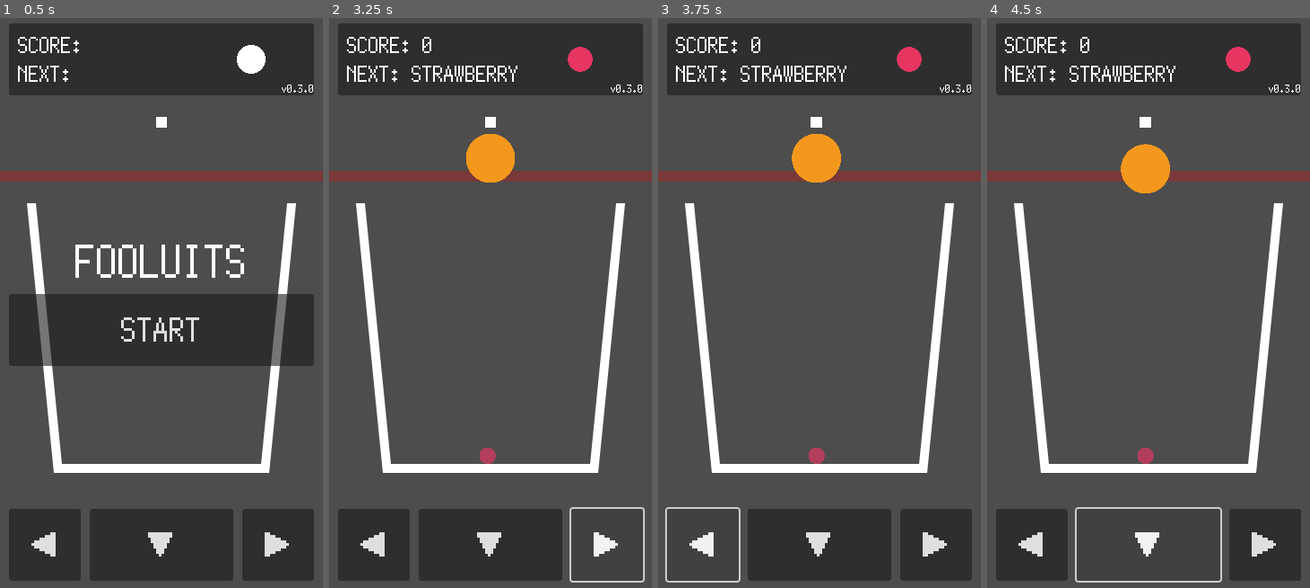
Above: before the commit, frames 1-4 (left to right).
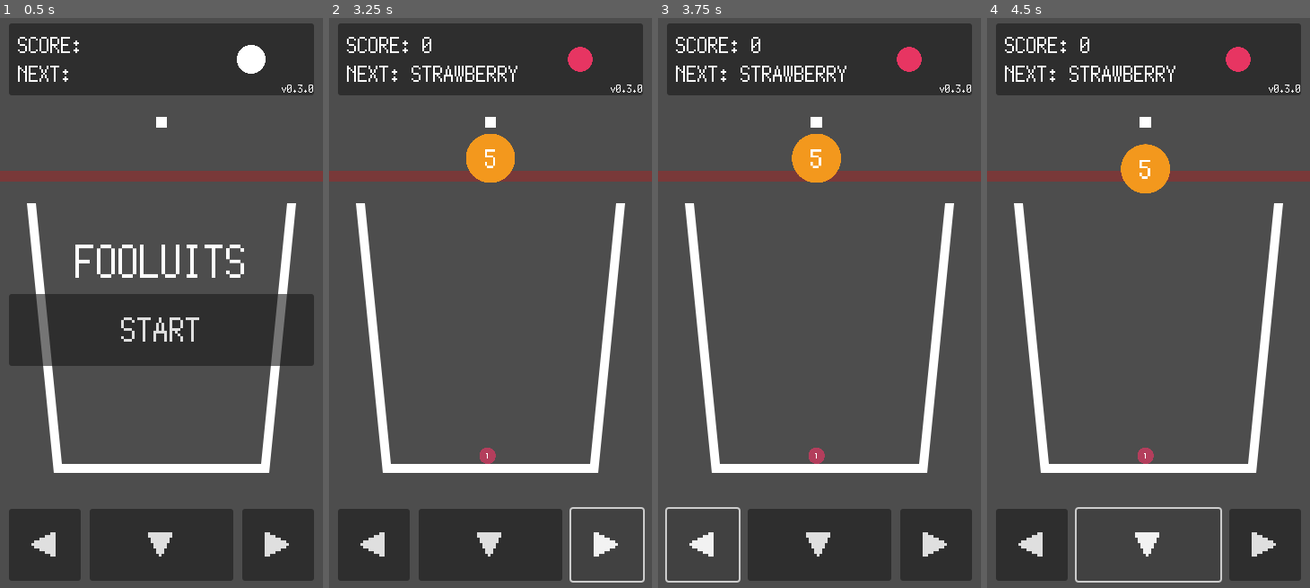
Above: after the commit, the same moments.

Repository: kamikoloss/fruits-puzzle
Game: Godot game, scene res://scenes/main.tscn
The game is run twice, just before and just after one commit, with the same random seed, the same clock (stepped at 60 frames per second) and the same inputs.
Inputs:
- Up to frame 1 (0.5 s): no input
- Up to frame 2 (3.25 s): click "START" at 0.5 s; click "◀" at 1.25 s; click "▼" at 2 s; click "▶" at 2.75 s
- Up to frame 3 (3.75 s): click "◀" at 3.5 s
- Up to frame 4 (4.5 s): click "▼" at 4.25 s

Frame 1 is identical in both runs. In frame 2, less than 0.1% of the frame differs, in the area x 48-52%, y 23-78%; in frame 3, less than 0.1%, in the area x 47-51%, y 23-78%; in frame 4, less than 0.1%.

Commit message:
フルーツ中心に type を表示するようにした

Diff:
--- a/scenes/fruit.gd
+++ b/scenes/fruit.gd
@@ -14,7 +14,7 @@
 
 # Node
 var rb = null # Rigidbody2D 露出用
-
+var _type_label = null
 
 var _data = null # FRUIT_DATA のショートカット用
 
@@ -24,10 +24,13 @@
 func setup(_id, _type):
 	# Node 取得
 	rb = $RigidBody2D
+	_type_label = $RigidBody2D/Label
 
 	id = _id
 	type = _type
 	_data = Global.FRUIT_DATA[type]
+
+	_type_label.text = str(_type)
 
 	add_to_group("Fruit")
 
@@ -69,6 +72,7 @@
 	# ref. https://github.com/godotengine/godot/issues/5734
 	get_node("RigidBody2D/Circle").scale *= scale
 	get_node("RigidBody2D/CollisionShape2D").scale *= scale
+	_type_label.scale *= scale
 	scale = Vector2.ONE
 
 
--- a/scenes/fruit.tscn
+++ b/scenes/fruit.tscn
@@ -1,7 +1,8 @@
-[gd_scene load_steps=5 format=3 uid="uid://dm18b0u06sqk0"]
+[gd_scene load_steps=6 format=3 uid="uid://dm18b0u06sqk0"]
 
 [ext_resource type="Script" path="res://scenes/fruit.gd" id="1_hns41"]
 [ext_resource type="Texture2D" uid="uid://f5a5phy22pqb" path="res://images/circle.png" id="1_pahpe"]
+[ext_resource type="FontFile" uid="uid://jximbhk1lb1i" path="res://fonts/PixelMplus12-Regular.ttf" id="3_rfr41"]
 
 [sub_resource type="PhysicsMaterial" id="PhysicsMaterial_xtttg"]
 friction = 0.1
@@ -26,4 +27,16 @@
 [node name="CollisionShape2D" type="CollisionShape2D" parent="RigidBody2D"]
 shape = SubResource("CircleShape2D_ftgdo")
 
+[node name="Label" type="Label" parent="RigidBody2D"]
+offset_left = -128.0
+offset_top = -128.0
+offset_right = 128.0
+offset_bottom = 128.0
+pivot_offset = Vector2(128, 128)
+theme_override_fonts/font = ExtResource("3_rfr41")
+theme_override_font_sizes/font_size = 128
+text = "99"
+horizontal_alignment = 1
+vertical_alignment = 1
+
 [connection signal="body_entered" from="RigidBody2D" to="." method="_on_rigid_body_2d_body_entered"]
